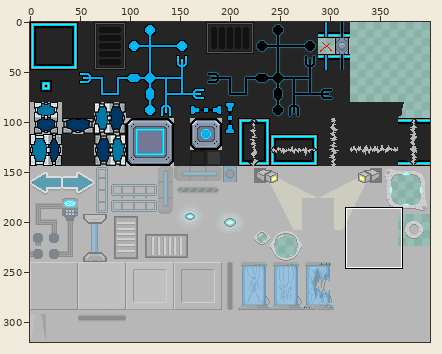
Sprite sheet: res/tileset.png. The first picture is a wide view before the edit; the outline marks the close-up.
Close-up. Before the commit:
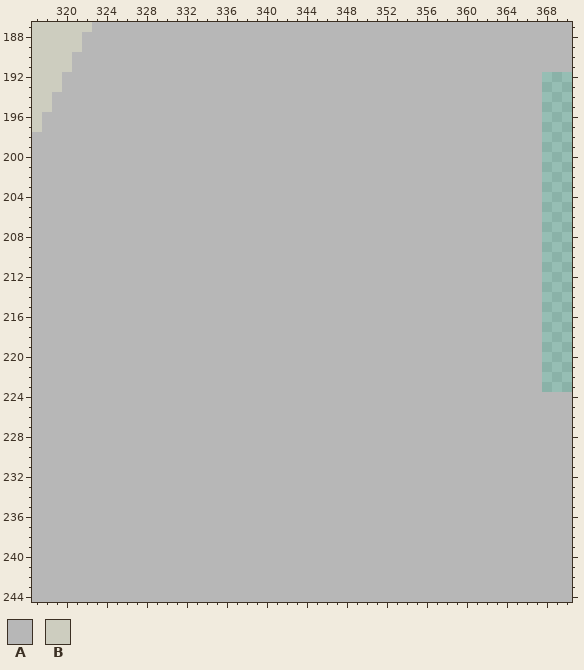
The file is 400x320 pixels. Colours within 5 levels of each other are drawn and written as one. Shown: x 317..370, y 187..244.
Palette (. is transparent): A #b7b7b7  B #cdcdbf
Pixels before (only the part around the change), first column x 317:
187 BBBBBBAAAAAAAAAAAAAAAAAAAAAAAAAAAAAAAAAAAAAAAAAAAAAAAA
188 BBBBBAAAAAAAAAAAAAAAAAAAAAAAAAAAAAAAAAAAAAAAAAAAAAAAAA
189 BBBBBAAAAAAAAAAAAAAAAAAAAAAAAAAAAAAAAAAAAAAAAAAAAAAAAA
190 BBBBAAAAAAAAAAAAAAAAAAAAAAAAAAAAAAAAAAAAAAAAAAAAAAAAAA
191 BBBBAAAAAAAAAAAAAAAAAAAAAAAAAAAAAAAAAAAAAAAAAAAAAAAAAA
192 BBBAAAAAAAAAAAAAAAAAAAAAAAAAAAAAAAAAAAAAAAAAAAAAAAA...
193 BBBAAAAAAAAAAAAAAAAAAAAAAAAAAAAAAAAAAAAAAAAAAAAAAAA...
194 BBAAAAAAAAAAAAAAAAAAAAAAAAAAAAAAAAAAAAAAAAAAAAAAAAA...
195 BBAAAAAAAAAAAAAAAAAAAAAAAAAAAAAAAAAAAAAAAAAAAAAAAAA...
196 BAAAAAAAAAAAAAAAAAAAAAAAAAAAAAAAAAAAAAAAAAAAAAAAAAA...
197 BAAAAAAAAAAAAAAAAAAAAAAAAAAAAAAAAAAAAAAAAAAAAAAAAAA...
198 AAAAAAAAAAAAAAAAAAAAAAAAAAAAAAAAAAAAAAAAAAAAAAAAAAA...
199 AAAAAAAAAAAAAAAAAAAAAAAAAAAAAAAAAAAAAAAAAAAAAAAAAAA...
200 AAAAAAAAAAAAAAAAAAAAAAAAAAAAAAAAAAAAAAAAAAAAAAAAAAA...
201 AAAAAAAAAAAAAAAAAAAAAAAAAAAAAAAAAAAAAAAAAAAAAAAAAAA...
202 AAAAAAAAAAAAAAAAAAAAAAAAAAAAAAAAAAAAAAAAAAAAAAAAAAA...
203 AAAAAAAAAAAAAAAAAAAAAAAAAAAAAAAAAAAAAAAAAAAAAAAAAAA...
204 AAAAAAAAAAAAAAAAAAAAAAAAAAAAAAAAAAAAAAAAAAAAAAAAAAA...
205 AAAAAAAAAAAAAAAAAAAAAAAAAAAAAAAAAAAAAAAAAAAAAAAAAAA...
206 AAAAAAAAAAAAAAAAAAAAAAAAAAAAAAAAAAAAAAAAAAAAAAAAAAA...
207 AAAAAAAAAAAAAAAAAAAAAAAAAAAAAAAAAAAAAAAAAAAAAAAAAAA...
208 AAAAAAAAAAAAAAAAAAAAAAAAAAAAAAAAAAAAAAAAAAAAAAAAAAA...
209 AAAAAAAAAAAAAAAAAAAAAAAAAAAAAAAAAAAAAAAAAAAAAAAAAAA...
210 AAAAAAAAAAAAAAAAAAAAAAAAAAAAAAAAAAAAAAAAAAAAAAAAAAA...
211 AAAAAAAAAAAAAAAAAAAAAAAAAAAAAAAAAAAAAAAAAAAAAAAAAAA...
212 AAAAAAAAAAAAAAAAAAAAAAAAAAAAAAAAAAAAAAAAAAAAAAAAAAA...
213 AAAAAAAAAAAAAAAAAAAAAAAAAAAAAAAAAAAAAAAAAAAAAAAAAAA...
214 AAAAAAAAAAAAAAAAAAAAAAAAAAAAAAAAAAAAAAAAAAAAAAAAAAA...
215 AAAAAAAAAAAAAAAAAAAAAAAAAAAAAAAAAAAAAAAAAAAAAAAAAAA...
216 AAAAAAAAAAAAAAAAAAAAAAAAAAAAAAAAAAAAAAAAAAAAAAAAAAA...
217 AAAAAAAAAAAAAAAAAAAAAAAAAAAAAAAAAAAAAAAAAAAAAAAAAAA...
218 AAAAAAAAAAAAAAAAAAAAAAAAAAAAAAAAAAAAAAAAAAAAAAAAAAA...
219 AAAAAAAAAAAAAAAAAAAAAAAAAAAAAAAAAAAAAAAAAAAAAAAAAAA...
220 AAAAAAAAAAAAAAAAAAAAAAAAAAAAAAAAAAAAAAAAAAAAAAAAAAA...
221 AAAAAAAAAAAAAAAAAAAAAAAAAAAAAAAAAAAAAAAAAAAAAAAAAAA...
222 AAAAAAAAAAAAAAAAAAAAAAAAAAAAAAAAAAAAAAAAAAAAAAAAAAA...
223 AAAAAAAAAAAAAAAAAAAAAAAAAAAAAAAAAAAAAAAAAAAAAAAAAAA...
224 AAAAAAAAAAAAAAAAAAAAAAAAAAAAAAAAAAAAAAAAAAAAAAAAAAAAAA
225 AAAAAAAAAAAAAAAAAAAAAAAAAAAAAAAAAAAAAAAAAAAAAAAAAAAAAA
226 AAAAAAAAAAAAAAAAAAAAAAAAAAAAAAAAAAAAAAAAAAAAAAAAAAAAAA
227 AAAAAAAAAAAAAAAAAAAAAAAAAAAAAAAAAAAAAAAAAAAAAAAAAAAAAA
228 AAAAAAAAAAAAAAAAAAAAAAAAAAAAAAAAAAAAAAAAAAAAAAAAAAAAAA
229 AAAAAAAAAAAAAAAAAAAAAAAAAAAAAAAAAAAAAAAAAAAAAAAAAAAAAA
230 AAAAAAAAAAAAAAAAAAAAAAAAAAAAAAAAAAAAAAAAAAAAAAAAAAAAAA
231 AAAAAAAAAAAAAAAAAAAAAAAAAAAAAAAAAAAAAAAAAAAAAAAAAAAAAA
232 AAAAAAAAAAAAAAAAAAAAAAAAAAAAAAAAAAAAAAAAAAAAAAAAAAAAAA
233 AAAAAAAAAAAAAAAAAAAAAAAAAAAAAAAAAAAAAAAAAAAAAAAAAAAAAA
234 AAAAAAAAAAAAAAAAAAAAAAAAAAAAAAAAAAAAAAAAAAAAAAAAAAAAAA
235 AAAAAAAAAAAAAAAAAAAAAAAAAAAAAAAAAAAAAAAAAAAAAAAAAAAAAA
236 AAAAAAAAAAAAAAAAAAAAAAAAAAAAAAAAAAAAAAAAAAAAAAAAAAAAAA
237 AAAAAAAAAAAAAAAAAAAAAAAAAAAAAAAAAAAAAAAAAAAAAAAAAAAAAA
238 AAAAAAAAAAAAAAAAAAAAAAAAAAAAAAAAAAAAAAAAAAAAAAAAAAAAAA
239 AAAAAAAAAAAAAAAAAAAAAAAAAAAAAAAAAAAAAAAAAAAAAAAAAAAAAA
240 AAAAAAAAAAAAAAAAAAAAAAAAAAAAAAAAAAAAAAAAAAAAAAAAAAAAAA
241 AAAAAAAAAAAAAAAAAAAAAAAAAAAAAAAAAAAAAAAAAAAAAAAAAAAAAA
242 AAAAAAAAAAAAAAAAAAAAAAAAAAAAAAAAAAAAAAAAAAAAAAAAAAAAAA
243 AAAAAAAAAAAAAAAAAAAAAAAAAAAAAAAAAAAAAAAAAAAAAAAAAAAAAA
244 AAAAAAAAAAAAAAAAAAAAAAAAAAAAAAAAAAAAAAAAAAAAAAAAAAAAAA
The result:
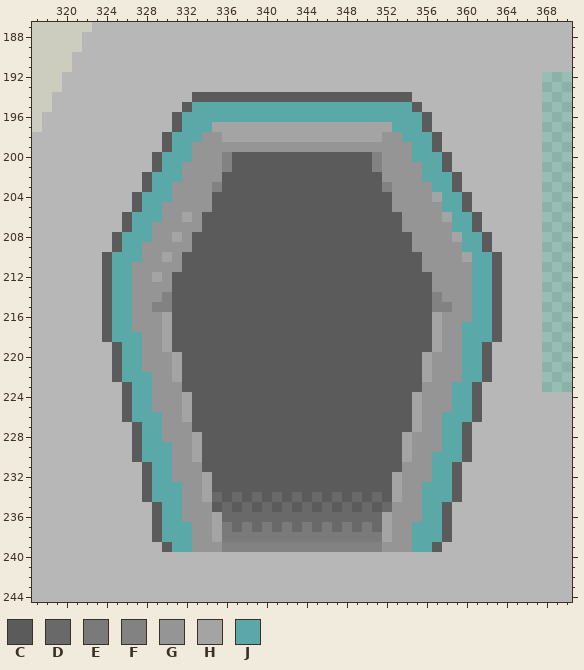
Colours new in this view: C #5b5b5b  D #696969  E #7a7a7a  F #828282  G #959595  H #a4a4a4  J #5ba8a8
Diff:
Changed rows in their new state; - is an unchanged pixel.
first column x 324:
194 ---------CCCCCCCCCCCCCCCCCCCCCC---------
195 --------CJJJJJJJJJJJJJJJJJJJJJJC--------
196 -------CJJJJJJJJJJJJJJJJJJJJJJJJC-------
197 -------CJJJHHHHHHHHHHHHHHHHHHJJJC-------
198 ------CJJJGGHHHHHHHHHHHHHHHHGGJJJC------
199 ------CJJGGGGGGGGGGGGGGGGGGGGGGJJC------
200 -----CJJJGGGFCCCCCCCCCCCCCCFGGGJJJC-----
201 -----CJJGGGGFCCCCCCCCCCCCCCFGGGGJJC-----
202 ----CJJJGGGGCCCCCCCCCCCCCCCCGGGGJJJC----
203 ----CJJGGGGFCCCCCCCCCCCCCCCCFGGGGJJC----
204 ---CJJJGGGGCCCCCCCCCCCCCCCCCCGGGGHJJC---
205 ---CJJGGGGGCCCCCCCCCCCCCCCCCCGGGGGJJC---
206 --CJJJGGHGCCCCCCCCCCCCCCCCCCCCGGGGHJJC--
207 --CJJGGGGGCCCCCCCCCCCCCCCCCCCCGGGGGJJC--
208 -CJJJGGHGCCCCCCCCCCCCCCCCCCCCCCGGGGHJJC-
209 -CJJGGGGGCCCCCCCCCCCCCCCCCCCCCCGGGGGJJC-
210 CJJJGGHGCCCCCCCCCCCCCCCCCCCCCCCCGGGGHJJC
211 CJJGGGGGCCCCCCCCCCCCCCCCCCCCCCCCGGGGGJJC
212 CJJGGHGCCCCCCCCCCCCCCCCCCCCCCCCCCGGGGJJC
213 CJJGGGGCCCCCCCCCCCCCCCCCCCCCCCCCCGGGGJJC
214 CJJGGGFCCCCCCCCCCCCCCCCCCCCCCCCCCFGGGJJC
215 CJJGGFFCCCCCCCCCCCCCCCCCCCCCCCCCCFFGGJJC
216 CJJGGGHCCCCCCCCCCCCCCCCCCCCCCCCCCHGGGJJC
217 CJJGGGHCCCCCCCCCCCCCCCCCCCCCCCCCCHGGJJJC
218 CJJJGGHCCCCCCCCCCCCCCCCCCCCCCCCCCHGGJJJC
219 -CJJGGHCCCCCCCCCCCCCCCCCCCCCCCCCCHGGJJC-
220 -CJJGGGHCCCCCCCCCCCCCCCCCCCCCCCCHGGGJJC-
221 -CJJGGGHCCCCCCCCCCCCCCCCCCCCCCCCHGGGJJC-
222 -CJJJGGHCCCCCCCCCCCCCCCCCCCCCCCCHGGGJJC-
223 --CJJGGGCCCCCCCCCCCCCCCCCCCCCCCCGGGJJC--
224 --CJJGGGHCCCCCCCCCCCCCCCCCCCCCCHGGGJJC--
225 --CJJGGGHCCCCCCCCCCCCCCCCCCCCCCHGGGJJC--
226 --CJJJGGHCCCCCCCCCCCCCCCCCCCCCCHGGJJJC--
227 ---CJJGGGCCCCCCCCCCCCCCCCCCCCCCHGGJJC---
228 ---CJJGGGHCCCCCCCCCCCCCCCCCCCCHGGGJJC---
229 ---CJJJGGHCCCCCCCCCCCCCCCCCCCCHGGGJJC---
230 ---CJJJGGHCCCCCCCCCCCCCCCCCCCCHGGJJJC---
231 ----CJJGGGCCCCCCCCCCCCCCCCCCCCGGGJJC----
232 ----CJJGGGHCCCCCCCCCCCCCCCCCCHGGGJJC----
233 ----CJJJGGHCCCCCCCCCCCCCCCCCCHGGJJJC----
234 ----CJJJGGHDCDCDCDCDCDCDCDCDCHGGJJJC----
235 -----CJJGGGCDCDCDCDCDCDCDCDCDGGGJJC-----
236 -----CJJGGGHDDDDDDDDDDDDDDDDHGGGJJC-----
237 -----CJJJGGHEDEDEDEDEDEDEDEDHGGJJJC-----
238 -----CJJJGGHEEEEEEEEEEEEEEEEHGGJJJC-----
239 ------CJJGGGFFFFFFFFFFFFFFFFGGGJJC------
